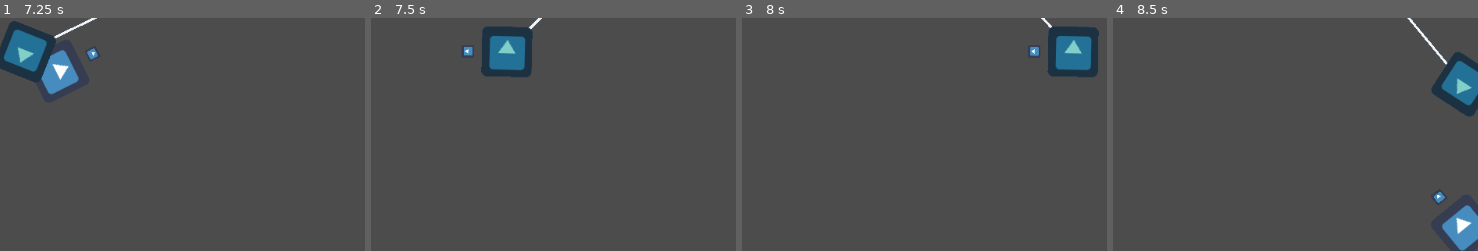
Above: before the commit, frames 1-4 (left to right).
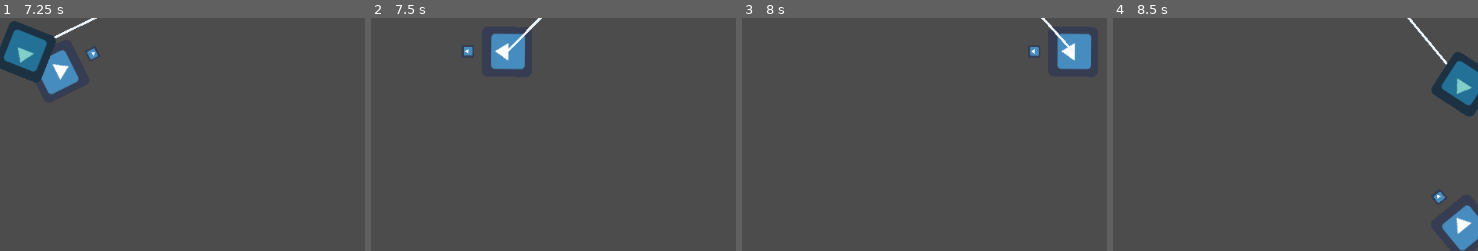
Above: after the commit, the same moments.

Repository: moisesjbc/spain-game-dev-jam-3
Game: Godot game, scene res://gameplay/main/main.tscn
Two runs of this game, one before a commit and one after it. Both use one fixed random seed, a clock stepped at 60 frames per second and the inputs below. The engine's default icon, where the game draws it, is replaced by a stand-in: a white triangle on a blue panel in a dark square.
Inputs (mouse positions are % of the whole screen's width and height, from its top left):
- Up to frame 1 (7.25 s): move the mouse to (74, 45) at 0.52 s; hold Right (ui_right) 0.53-1.28 s; click (74, 45) at 0.6 s; move the mouse to (28, 55) at 1.27 s; hold Down (ui_down) 1.28-2.03 s; click (28, 55) at 1.35 s; move the mouse to (60, 28) at 2.02 s; hold Right (ui_right) 2.03-2.78 s; click (60, 28) at 2.1 s; move the mouse to (44, 70) at 2.77 s; hold Up (ui_up) 2.78-3.53 s; click (44, 70) at 2.85 s; move the mouse to (82, 65) at 3.52 s; hold Left (ui_left) 3.53-5.03 s; click (82, 65) at 3.6 s; move the mouse to (17, 35) at 4.27 s; click (17, 35) at 4.35 s; move the mouse to (55, 50) at 5.02 s; hold Down (ui_down) 5.03-5.78 s; click (55, 50) at 5.1 s; move the mouse to (33, 25) at 5.77 s; hold Right (ui_right) 5.78-6.53 s; click (33, 25) at 5.85 s; tap Enter at 6.5 s; move the mouse to (74, 45) at 6.52 s; hold Up (ui_up) from 6.53 s (still down); click (74, 45) at 6.6 s
- Up to frame 2 (7.5 s): move the mouse to (28, 55) at 7.27 s; release Up (ui_up) at 7.28 s; hold Right (ui_right) from 7.28 s (still down); click (28, 55) at 7.35 s
- Up to frame 3 (8 s): keep holding Right (ui_right)
- Up to frame 4 (8.5 s): move the mouse to (60, 28) at 8.02 s; release Right (ui_right) at 8.03 s; hold Down (ui_down) from 8.03 s (still down); click (60, 28) at 8.1 s
The pictures show only the part of the screen within x 47-97%, y 48-98%; the shares and areas given below are measured in that part.

Frame 1 is identical in both runs. In frame 2, 2.8% of the frame differs, in the area x 30-45%, y 3-26%; in frame 3, 2.8%; in frame 4, nothing differs.

Commit message:
Hace invisible el rollo de cable al cogerlo

Diff:
--- a/godot-project/gameplay/player/player.gd
+++ b/godot-project/gameplay/player/player.gd
@@ -48,12 +48,14 @@
 					add_child(cable_roll)
 					cable_roll.global_position = global_position
 					cable_roll.rotation = rotation
+					cable_roll.get_node('sprite').visible = false
 		elif !len(close_buildings) and $cable_roll and $cable_roll.throwing_cable:
 			var cable_roll = $cable_roll
 			remove_child(cable_roll)
 			get_parent().add_child(cable_roll)
 			cable_roll.global_position = global_position
 			cable_roll.rotation = rotation
+			cable_roll.get_node('sprite').visible = true
 
 
 
@@ -82,7 +84,6 @@
 
 func _on_influence_area_body_entered(body):
 	if 'buildings' in body.get_groups() and !get_node(body.name):
-		print('adding', body.name)
 		close_buildings.append(body)
 
 
